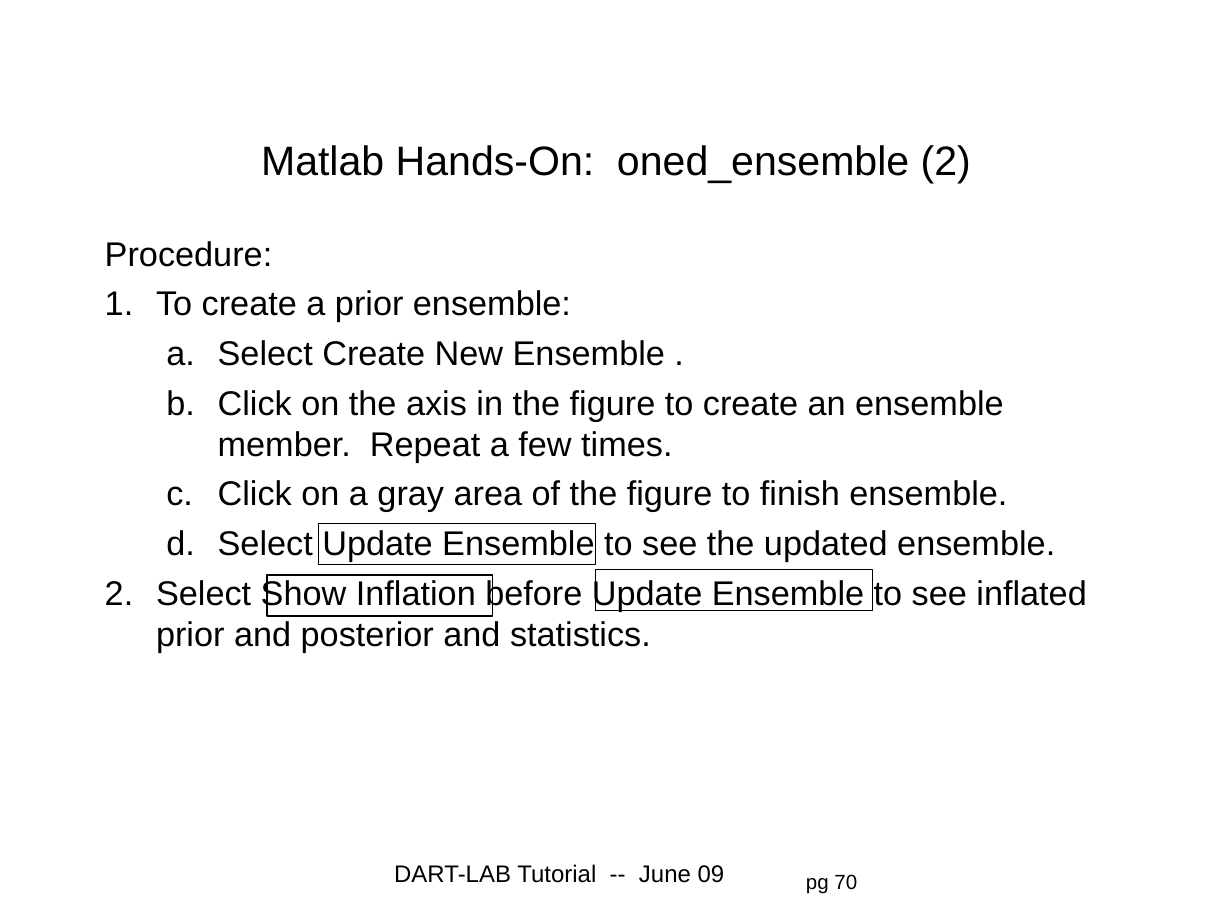
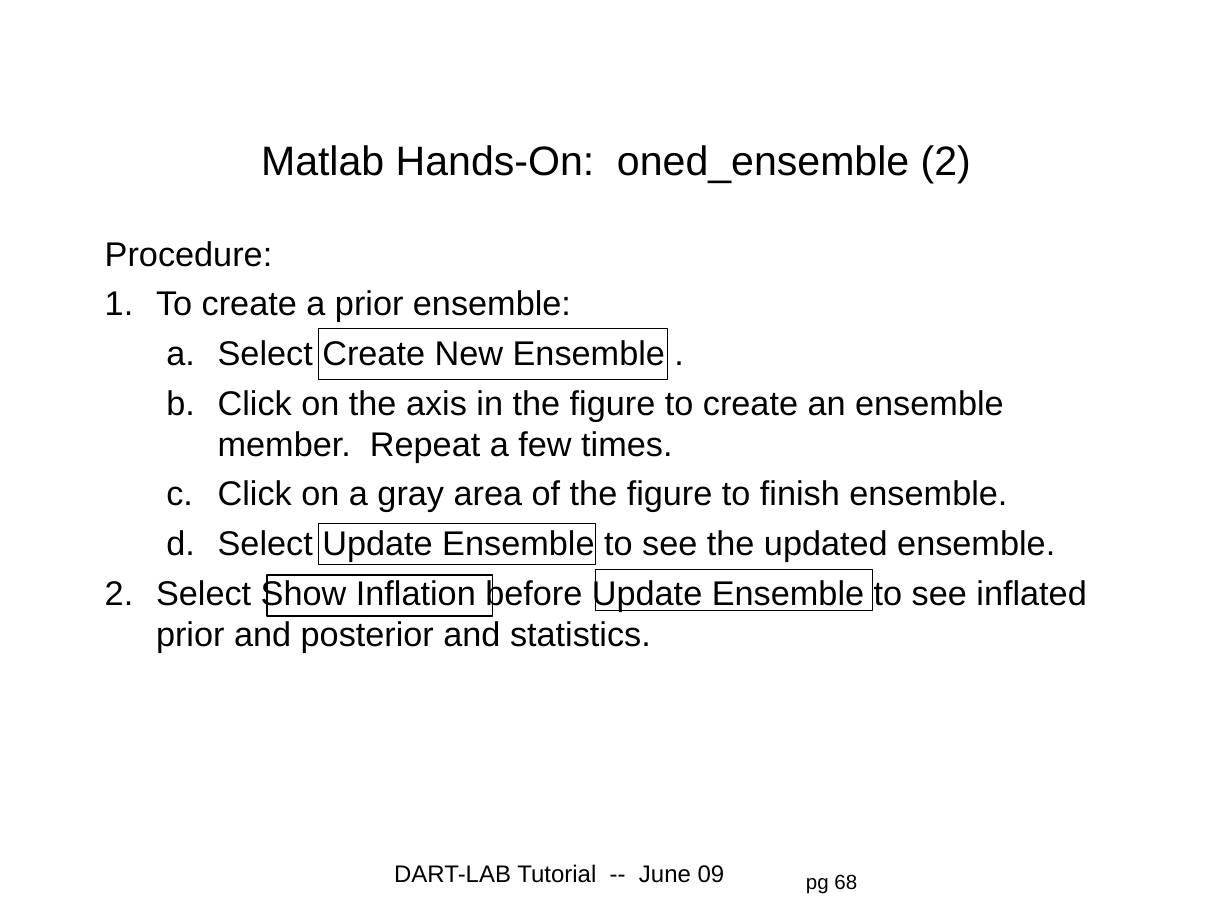
Before and after one commit to jhendric/DART, a slide deck: slide 68 of DART_LAB/presentation/DART_section1.ppt (slide 70 before the commit). Drawn at 1232x924 pixels with LibreOffice and Linux fonts; fonts in the diff are those of the drawing; background and template pictures are left out. Boxes give left, top, right and bottom in pixels: in the first picture for what was removed or moved away, otherwise in the second. Text is boxed around its words. In the diff, an @@ line names an element or a change of style, - is before the commit and + after.

```diff
--- a/DART_LAB/presentation/DART_section1.ppt
+++ b/DART_LAB/presentation/DART_section1.ppt
@@ rectangle added at (318, 329, 667, 381), outline #000000 0.74 pt @@
@@ page number at (806, 874, 857, 894): text changed @@
-pg 70
+pg 68
```
Also in this commit, not shown: 5 other slides changed, 3 slides removed, 12 other files.
